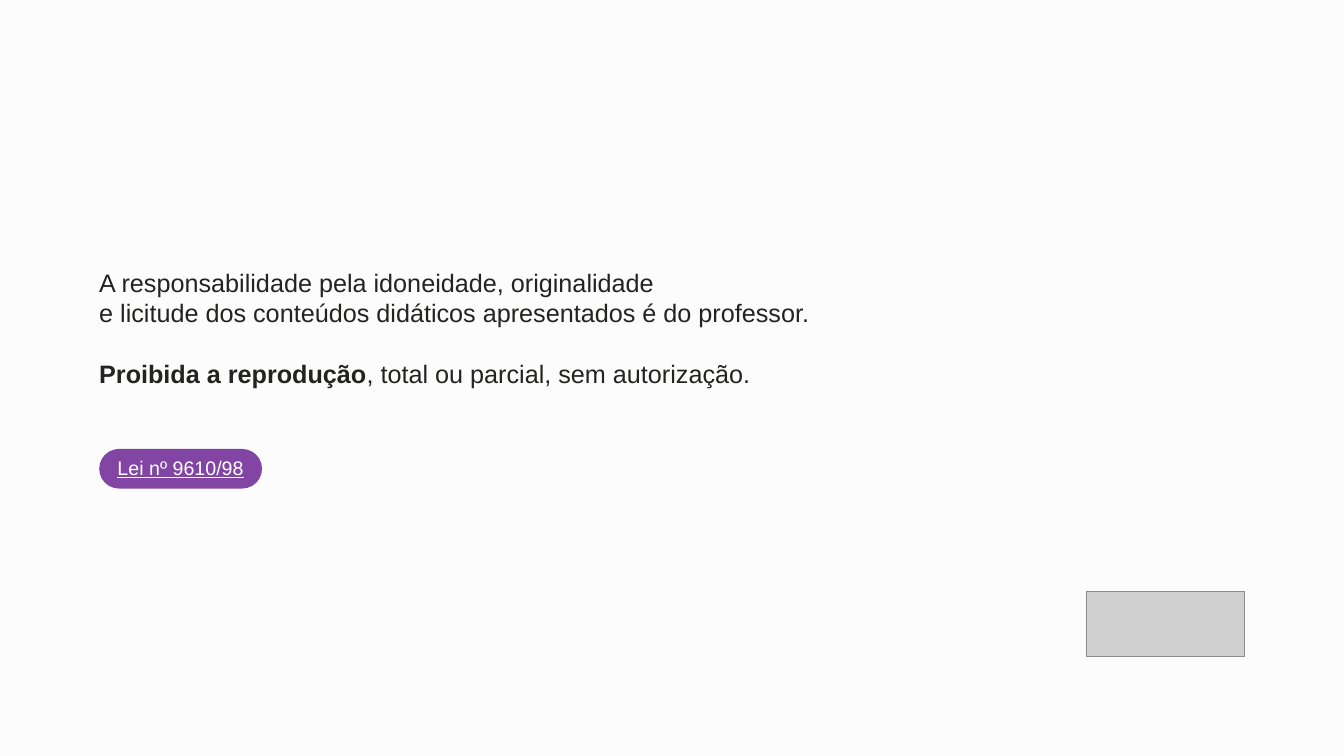
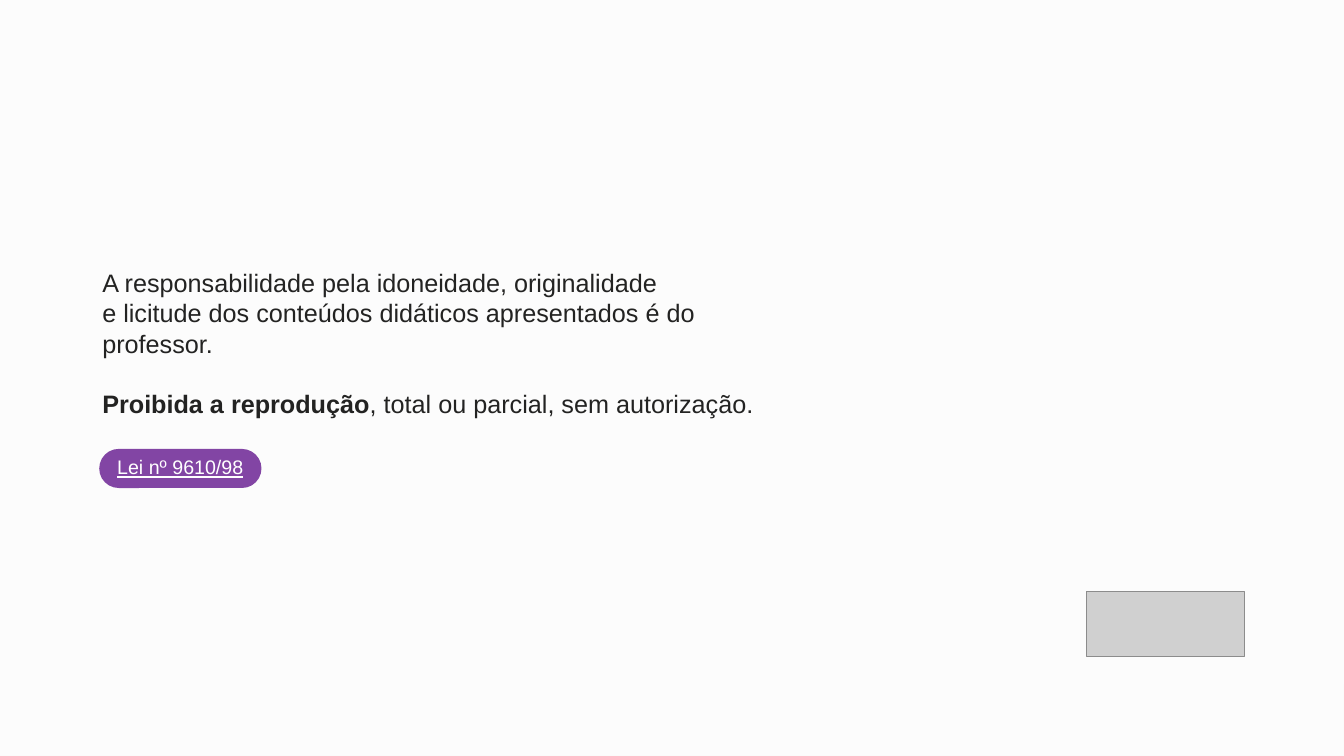
Before and after one commit to devdinho/SlideMerger, a slide deck: slide 2 of backend/Templates/Template.pptx. Drawn at 1344x756 pixels with LibreOffice and Linux fonts; fonts in the diff are those of the drawing; grey boxes stand for pictures; background and template pictures are left out. Boxes give left, top, right and bottom in pixels: in the first picture for what was removed or moved away, otherwise in the second. Text is boxed around its words. In the diff, an @@ line names an element or a change of style, - is before the commit and + after.

```diff
--- a/backend/Templates/Template.pptx
+++ b/backend/Templates/Template.pptx
@@ text "A responsabilidade pela idoneidade, originalidade" rewrapped from [99,273,809,389] to [102,273,753,419] @@
```
Also in this commit, not shown: 2 other slides changed, 1 slide added, 1 slide removed, 1 other file.
